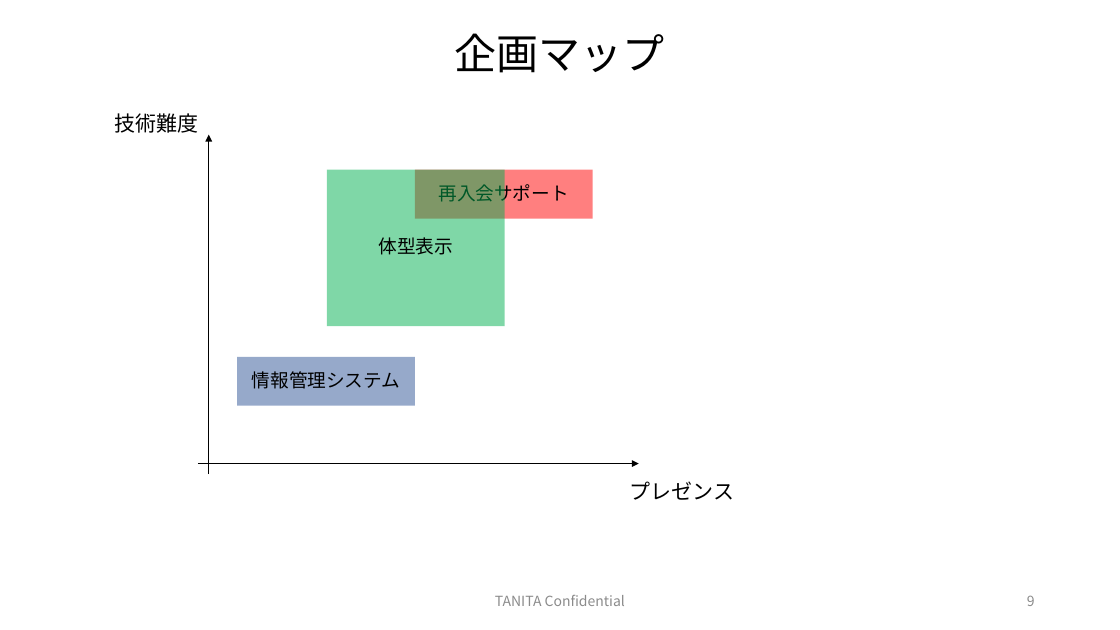
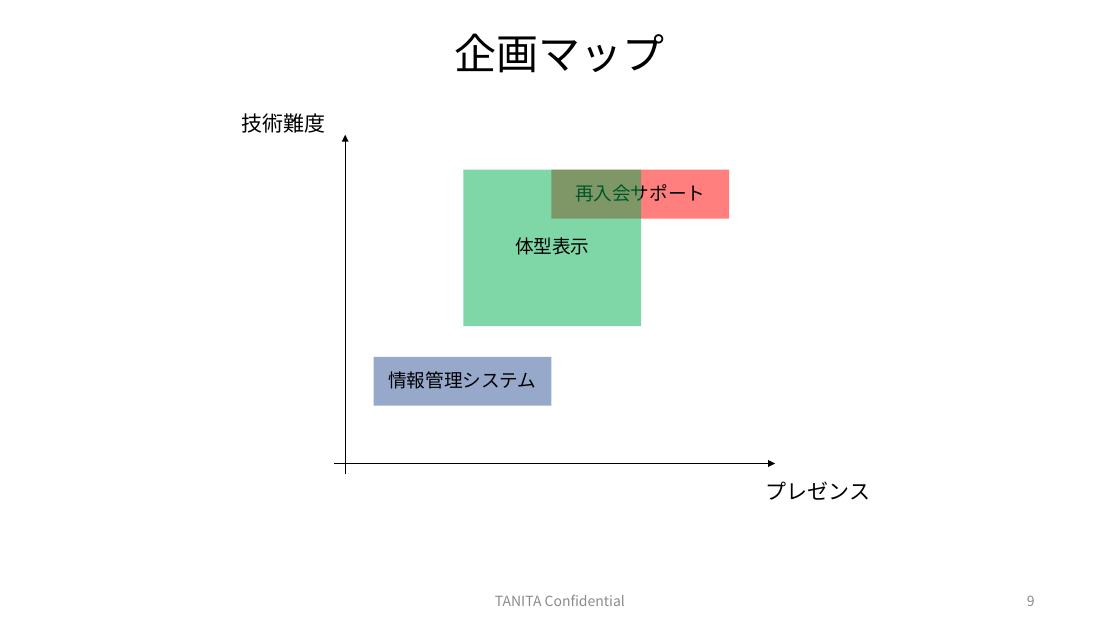
Before and after one commit to yutowac/git_tutorial, a slide deck: slide 9 of 20200401_企画構想書案.pptx. Drawn at 1120x630 pixels with LibreOffice and Linux fonts; fonts in the diff are those of the drawing. Boxes give left, top, right and bottom in pixels: in the first picture for what was removed or moved away, otherwise in the second. Text is boxed around its words. In the diff, an @@ line names an element or a change of style, - is before the commit and + after.

Commit message:
changes position

```diff
--- a/20200401_企画構想書案.pptx
+++ b/20200401_企画構想書案.pptx
@@ text "技術難度": place and size @@
-text "技術難度" at bbox=[115, 113, 199, 133]
+text "技術難度" at bbox=[242, 113, 326, 133]
@@ 3 rectangles, 2 arrows, 1 text: place and size @@
-3 rectangles, 2 arrows, 1 text at bbox=[198, 134, 734, 500]
+3 rectangles, 2 arrows, 1 text at bbox=[334, 134, 871, 500]
```
